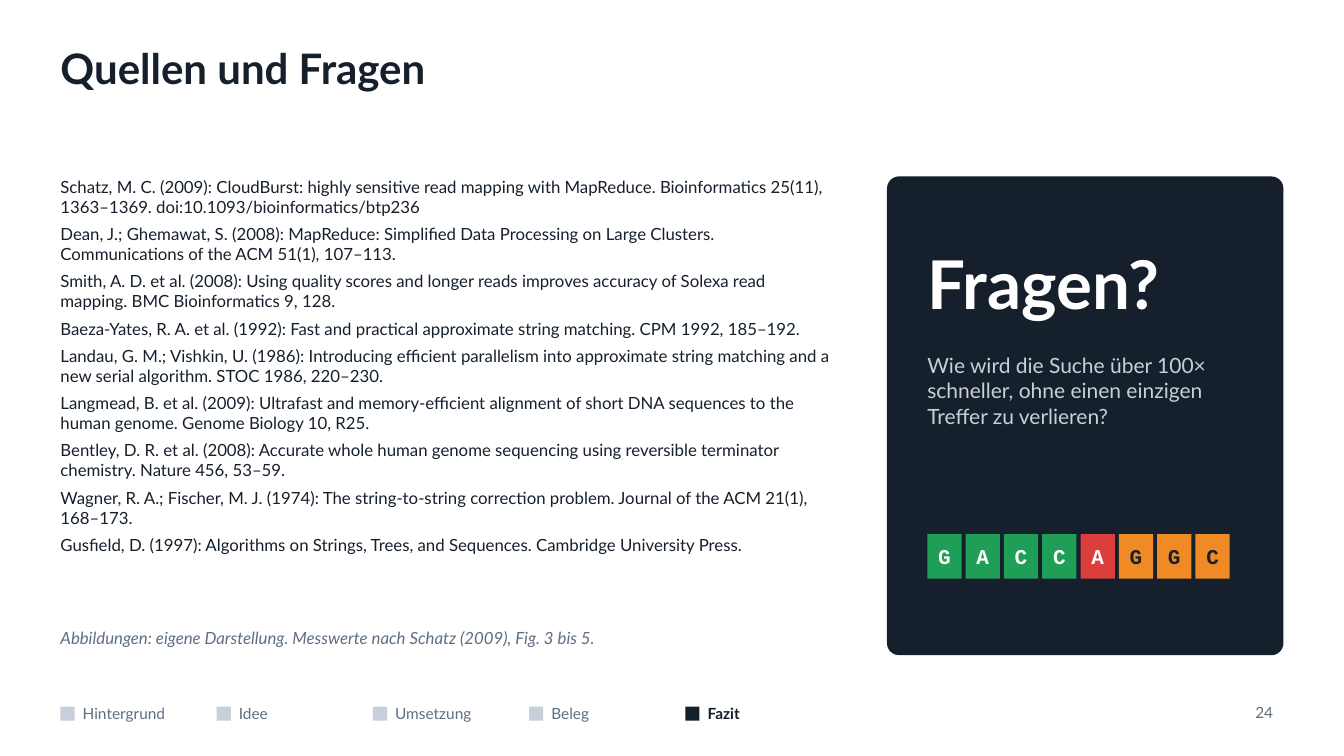
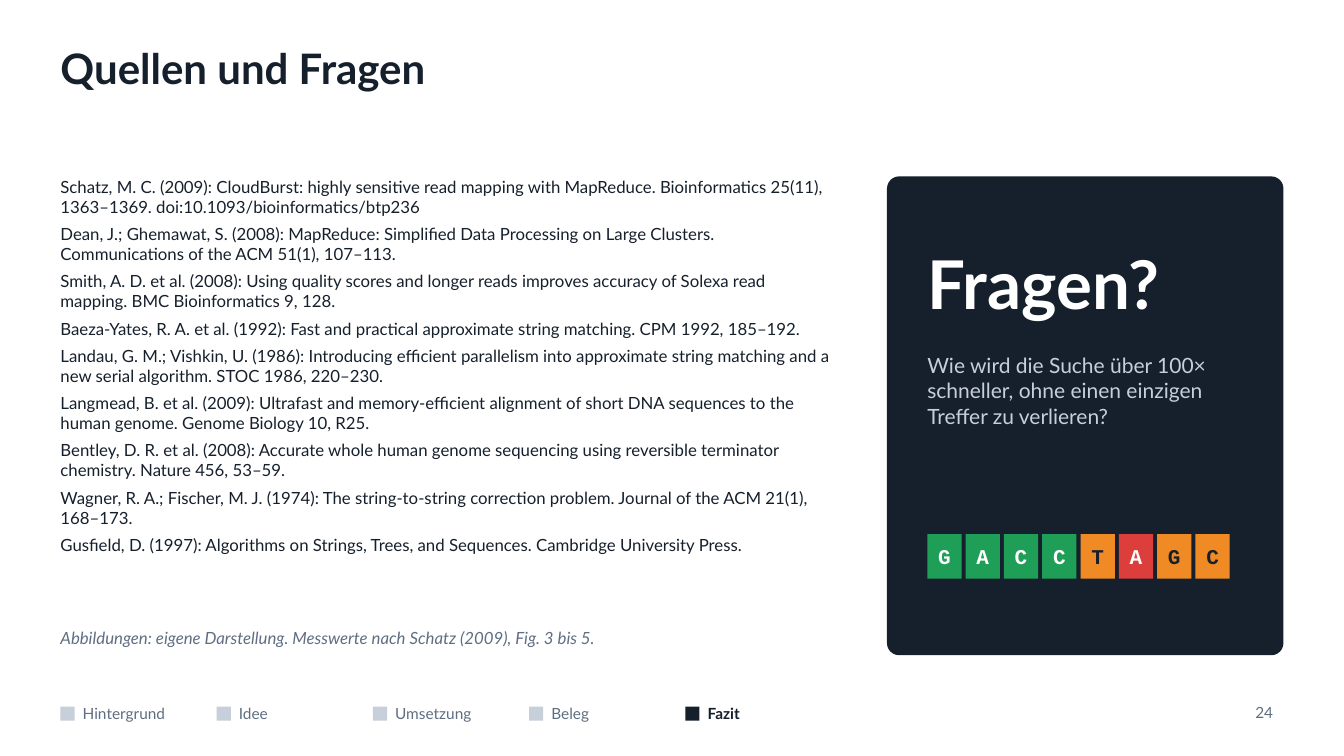
Before and after one commit to mawehl/BigData, a slide deck: slide 24 of CloudBurst_Vortrag.pptx. Drawn at 1344x756 pixels with LibreOffice and Linux fonts; fonts in the diff are those of the drawing. Boxes give left, top, right and bottom in pixels: in the first picture for what was removed or moved away, otherwise in the second. Text is boxed around its words. In the diff, an @@ line names an element or a change of style, - is before the commit and + after.

```diff
--- a/CloudBurst_Vortrag.pptx
+++ b/CloudBurst_Vortrag.pptx
@@ rectangle "T": place and size @@
-rectangle "T" at (1119, 534, 1153, 579)
+rectangle "T" at (1081, 534, 1115, 579)
@@ rectangle "A": place and size @@
-rectangle "A" at (1081, 534, 1115, 579)
+rectangle "A" at (1119, 534, 1153, 579)
@@ text in rectangle at (1091, 550, 1104, 564): text changed @@
-G
+T
```
Also in this commit, not shown: 3 other slides changed, 1 other file.
